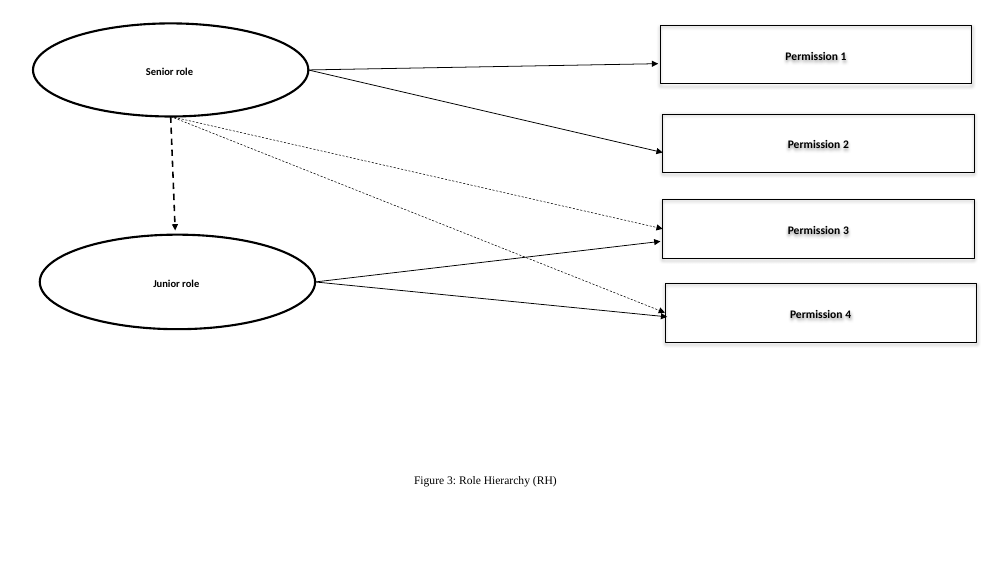
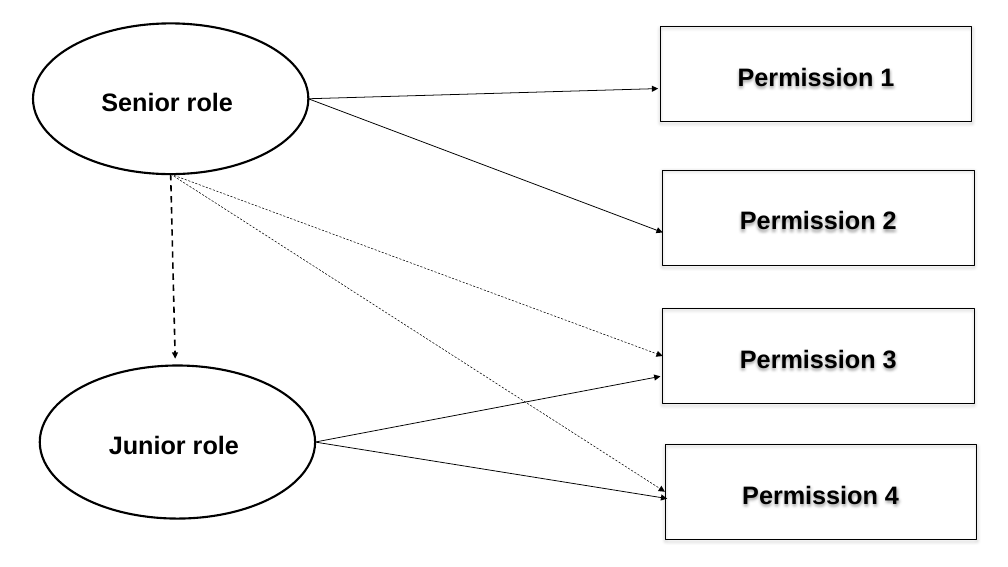
Before and after one commit to benjaminaziz/KAOS-B, a slide deck: slide 3 of Figures_Full Slides.pptx. Drawn at 1008x567 pixels with LibreOffice and Linux fonts; fonts in the diff are those of the drawing. Boxes give left, top, right and bottom in pixels: in the first picture for what was removed or moved away, otherwise in the second. Text is boxed around its words. In the diff, an @@ line names an element or a change of style, - is before the commit and + after.

```diff
--- a/Figures_Full Slides.pptx
+++ b/Figures_Full Slides.pptx
@@ ellipse "Senior role": place and size @@
-ellipse "Senior role" at <box>33,23,309,116</box>
+ellipse "Senior role" at <box>33,23,309,174</box>
@@ ellipse "Senior role" at <box>33,23,309,174</box>: size 10 to 24 pt, font Calibri to Arial @@
@@ rectangle "Permission 1": place and size @@
-rectangle "Permission 1" at <box>661,25,972,84</box>
+rectangle "Permission 1" at <box>661,26,972,122</box>
@@ arrow moved from (309, 70) - (659, 64) to (309, 99) - (659, 88) @@
@@ arrow moved from (309, 70) - (663, 153) to (309, 99) - (663, 233) @@
@@ arrow moved from (171, 116) - (663, 229) to (171, 174) - (663, 356) @@
@@ arrow moved from (171, 116) - (665, 313) to (171, 174) - (665, 492) @@
@@ arrow moved from (171, 116) - (175, 231) to (171, 174) - (175, 358) @@
@@ rectangle "Permission 2": place and size @@
-rectangle "Permission 2" at <box>663,114,975,173</box>
+rectangle "Permission 2" at <box>663,170,975,265</box>
@@ rectangle "Permission 3": place and size @@
-rectangle "Permission 3" at <box>663,200,975,259</box>
+rectangle "Permission 3" at <box>663,309,975,404</box>
@@ ellipse "Junior role" at <box>40,365,315,518</box>: size 10 to 24 pt, font Calibri to Arial @@
@@ ellipse "Junior role": place and size @@
-ellipse "Junior role" at <box>40,234,315,329</box>
+ellipse "Junior role" at <box>40,365,315,518</box>
@@ arrow moved from (315, 282) - (661, 241) to (315, 442) - (661, 377) @@
@@ arrow moved from (315, 282) - (668, 317) to (315, 442) - (668, 498) @@
@@ size 11 to 24 pt, font Calibri to Arial in 4 elements at <box>661,26,972,122</box>, <box>663,170,975,265</box>, <box>663,309,975,404</box>, <box>665,445,977,540</box> @@
@@ rectangle "Permission 4": place and size @@
-rectangle "Permission 4" at <box>665,284,977,343</box>
+rectangle "Permission 4" at <box>665,445,977,540</box>
@@ text removed at <box>414,476,557,487</box> @@
-Figure 3: Role Hierarchy (RH)
```
Also in this commit, not shown: 6 other slides changed, 1 slide removed, 26 other files.
